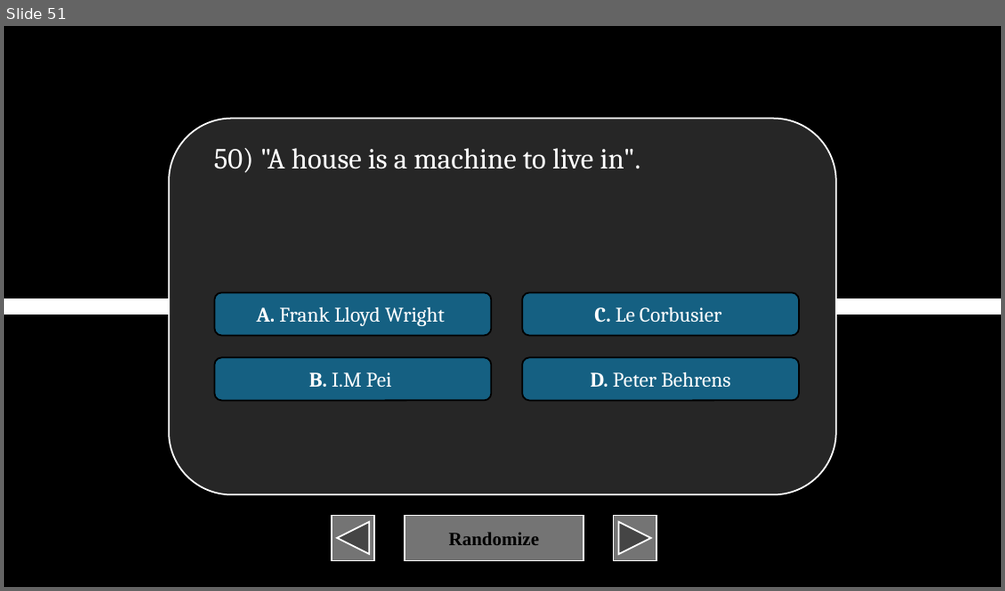
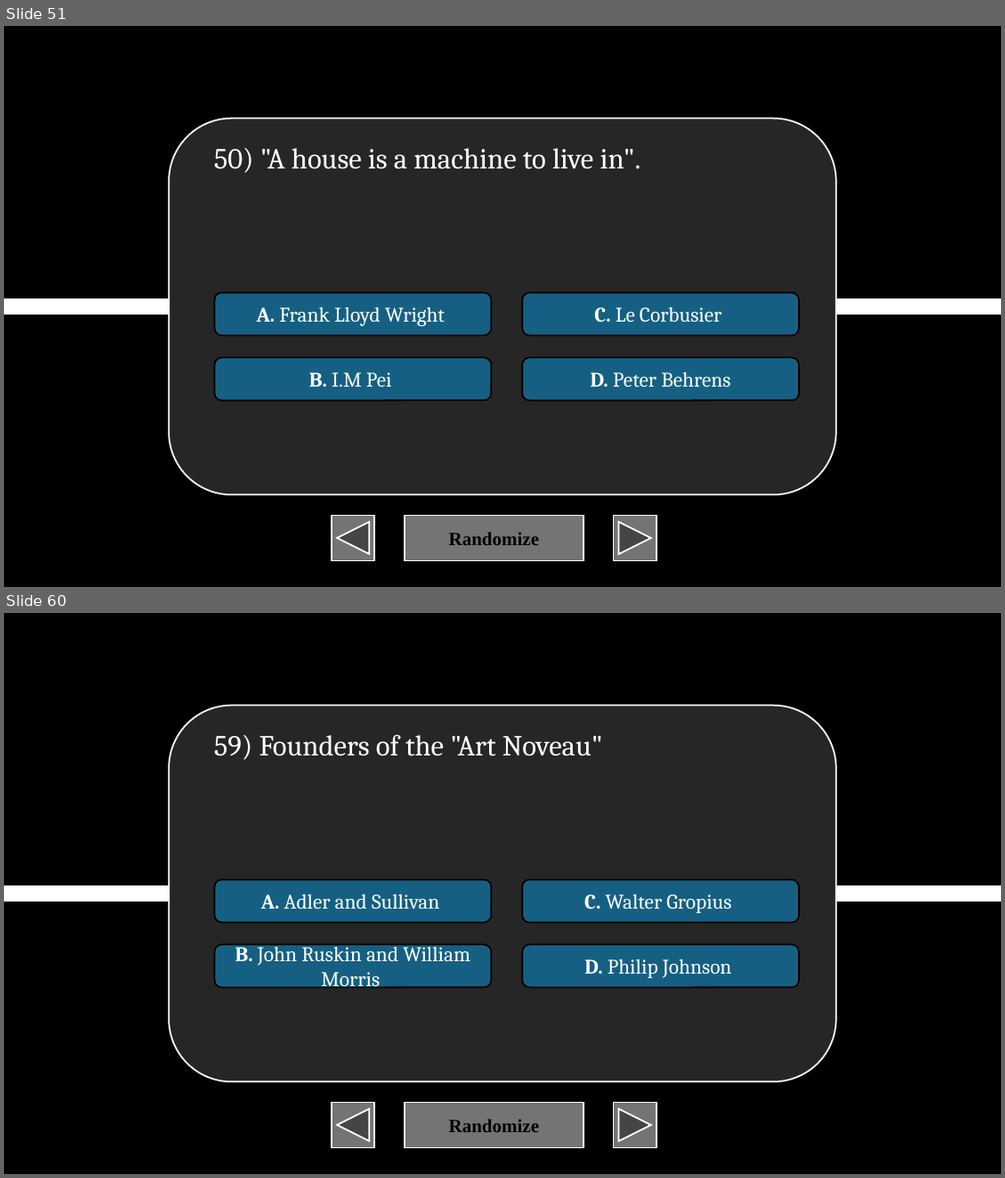
Before and after one commit to XIvanSolomonX/Archi-Reviewer, a slide deck: TOA.pptm. Shown one above the other, each under a label of ours: slide 51 before the commit, slides 51 and 60 after it; the slides between them are not shown. The pictures are 1005x591 and 1005x1178 pixels, drawn with LibreOffice and Linux fonts; fonts in the diff are those of the drawing. Boxes give left, top, right and bottom in pixels: in the first picture for what was removed or moved away, otherwise in the second. Text is boxed around its words. In the diff, an @@ line names an element or a change of style, - is before the commit and + after.

```diff
--- a/TOA.pptm
+++ b/TOA.pptm
@@ slide 60 added at box(4, 613, 1001, 1174), background #000000 @@
@@ rounded rectangle added at box(169, 705, 835, 1081), fill #262626, outline #FFFFFF 1.5 pt @@
@@ text added at box(214, 735, 603, 760), 28 pt, text #FFFFFF @@
+59) Founders of the "Art Noveau"
@@ rounded rectangle added at box(215, 879, 492, 922), fill #156082, outline #000000 1.5 pt, 20 pt, text #FFFFFF @@
+A. Adler and Sullivan
@@ rounded rectangle added at box(522, 879, 799, 922), fill #156082, outline #000000 1.5 pt, 20 pt, text #FFFFFF @@
+C. Walter Gropius
@@ line added from (4, 893) to (1001, 893), #FFFFFF 16 pt @@
@@ rounded rectangle added at box(215, 944, 492, 987), fill #156082, outline #000000 1.5 pt, 20 pt, text #FFFFFF @@
+B. John Ruskin and William Morris
@@ rounded rectangle added at box(522, 944, 799, 987), fill #156082, outline #000000 1.5 pt, 20 pt, text #FFFFFF @@
+D. Philip Johnson
@@ action button back previous added at box(332, 1102, 374, 1148), fill #747474, outline #FFFFFF 1.5 pt @@
@@ action button blank added at box(404, 1102, 583, 1148), fill #747474, outline #FFFFFF 1.5 pt, 18 pt, text #000000, bold @@
+Randomize
@@ action button forward next added at box(614, 1102, 656, 1148), fill #747474, outline #FFFFFF 1.5 pt @@
```
Also in this commit, not shown: 1 slide changed, 49 other slides added, 1 other file.
